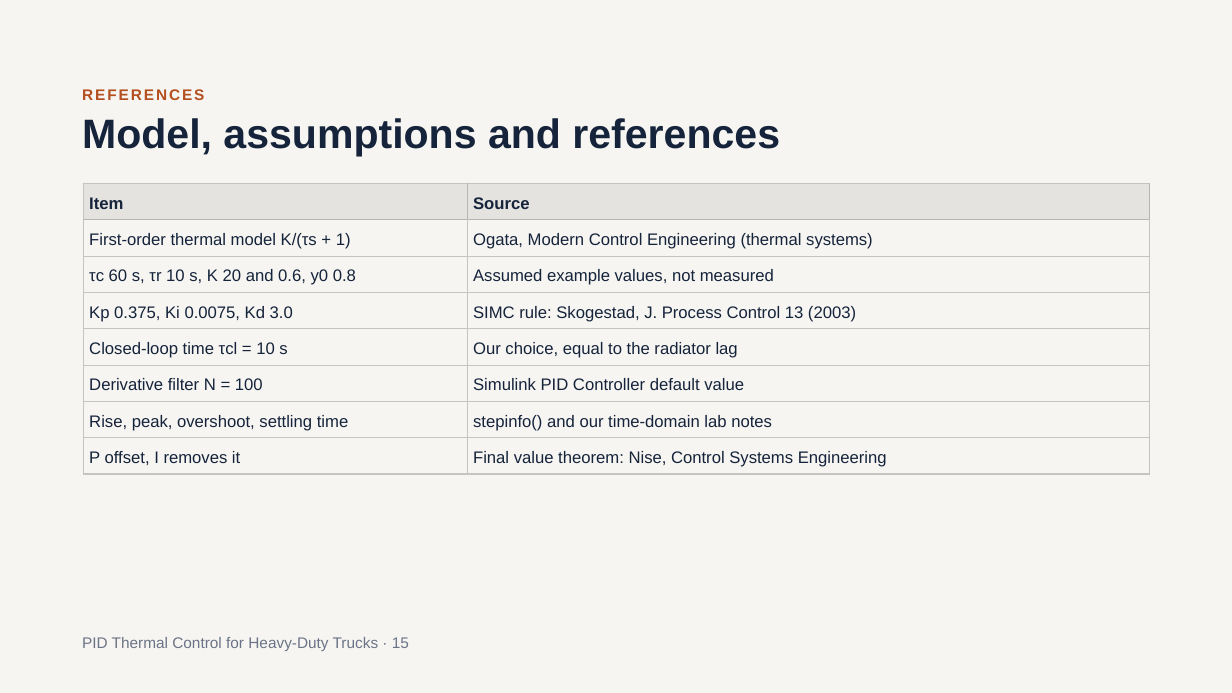
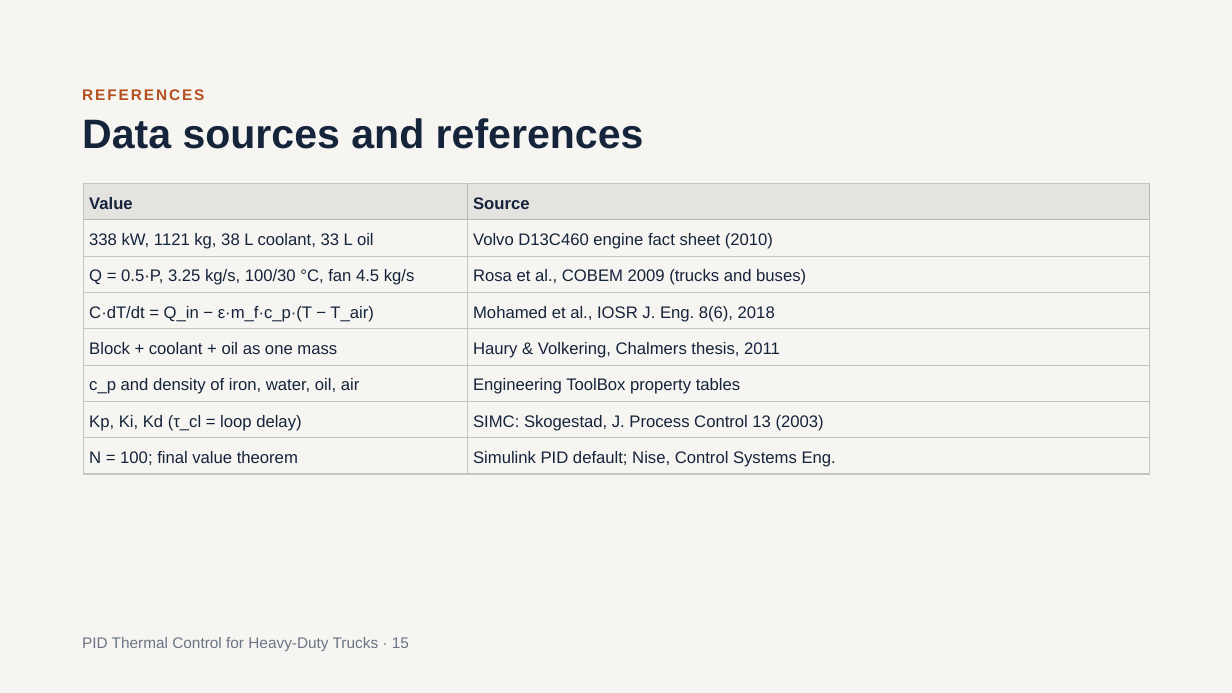
Before and after one commit to SushanthBibi/PID-Cooling-matlab, a slide deck: slide 15 of PID_Thermal_Control_for_Heavy-Duty_Trucks_v2.pptx. Drawn at 1232x693 pixels with LibreOffice and Linux fonts; fonts in the diff are those of the drawing. Boxes give left, top, right and bottom in pixels: in the first picture for what was removed or moved away, otherwise in the second. Text is boxed around its words. In the diff, an @@ line names an element or a change of style, - is before the commit and + after.

```diff
--- a/PID_Thermal_Control_for_Heavy-Duty_Trucks_v2.pptx
+++ b/PID_Thermal_Control_for_Heavy-Duty_Trucks_v2.pptx
@@ title at <box>82,118,644,149</box>: text changed @@
-Model, assumptions and references
+Data sources and references
@@ table at <box>83,184,1151,474</box> @@
-row 1, column 1: Item
+row 1, column 1: Value
-row 2, column 1: First-order thermal model K/(τs + 1)
+row 2, column 1: 338 kW, 1121 kg, 38 L coolant, 33 L oil
-row 2, column 2: Ogata, Modern Control Engineering (thermal systems)
+row 2, column 2: Volvo D13C460 engine fact sheet (2010)
-row 3, column 1: τc 60 s, τr 10 s, K 20 and 0.6, y0 0.8
+row 3, column 1: Q = 0.5·P, 3.25 kg/s, 100/30 °C, fan 4.5 kg/s
-row 3, column 2: Assumed example values, not measured
+row 3, column 2: Rosa et al., COBEM 2009 (trucks and buses)
-row 4, column 1: Kp 0.375, Ki 0.0075, Kd 3.0
+row 4, column 1: C·dT/dt = Q_in − ε·m_f·c_p·(T − T_air)
-row 4, column 2: SIMC rule: Skogestad, J. Process Control 13 (2003)
+row 4, column 2: Mohamed et al., IOSR J. Eng. 8(6), 2018
-row 5, column 1: Closed-loop time τcl = 10 s
+row 5, column 1: Block + coolant + oil as one mass
-row 5, column 2: Our choice, equal to the radiator lag
+row 5, column 2: Haury & Volkering, Chalmers thesis, 2011
-row 6, column 1: Derivative filter N = 100
+row 6, column 1: c_p and density of iron, water, oil, air
-row 6, column 2: Simulink PID Controller default value
+row 6, column 2: Engineering ToolBox property tables
-row 7, column 1: Rise, peak, overshoot, settling time
+row 7, column 1: Kp, Ki, Kd (τ_cl = loop delay)
-row 7, column 2: stepinfo() and our time-domain lab notes
+row 7, column 2: SIMC: Skogestad, J. Process Control 13 (2003)
-row 8, column 1: P offset, I removes it
+row 8, column 1: N = 100; final value theorem
-row 8, column 2: Final value theorem: Nise, Control Systems Engineering
+row 8, column 2: Simulink PID default; Nise, Control Systems Eng.
```
Also in this commit, not shown: 8 other slides changed.
